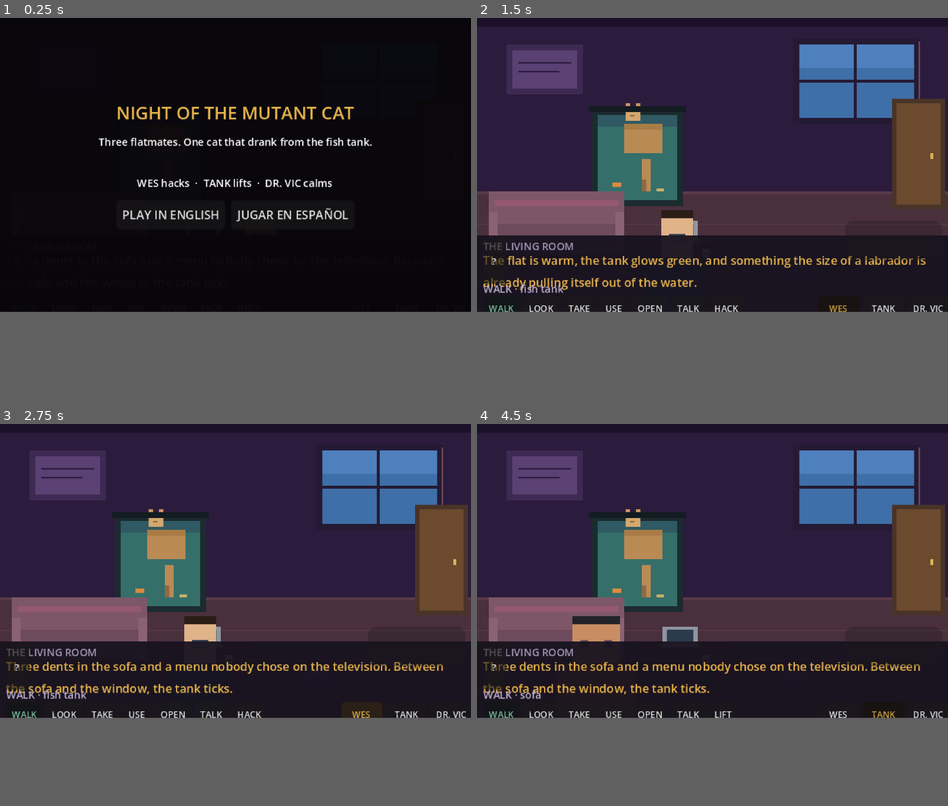
Above: before the commit, frames 1-4 (two rows, left to right).
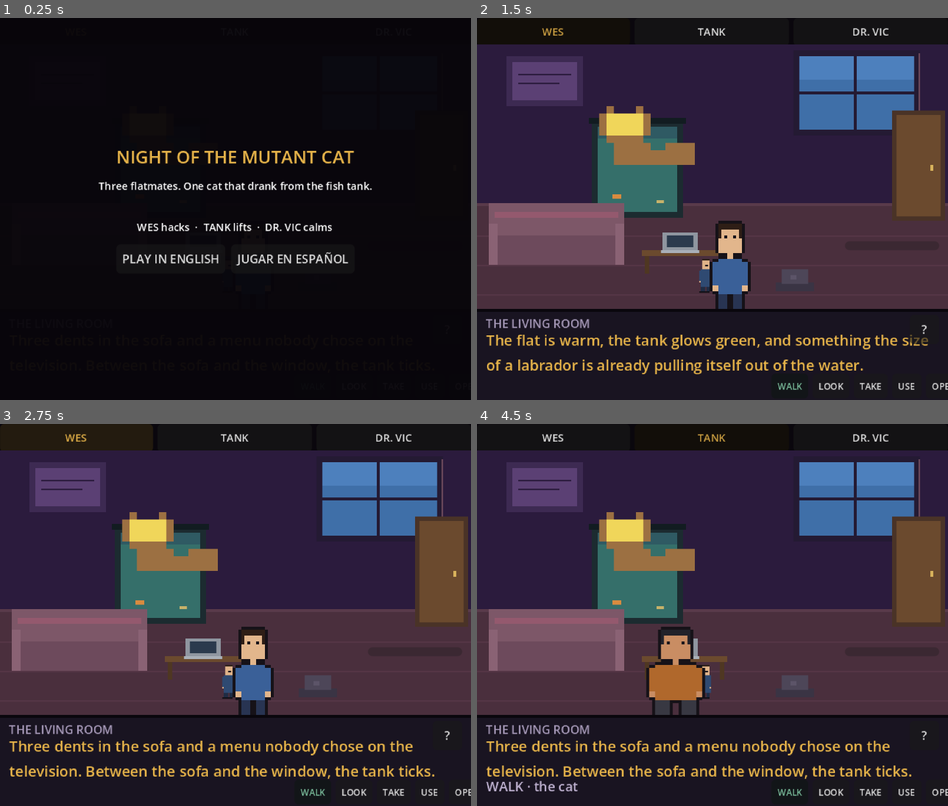
Above: after the commit, the same moments.

Repository: standardp/night-of-the-mutant-cat
Game: Godot game, scene res://Main.tscn
Same seed, same stepped clock (60 frames per second), same inputs: the game is played once before the commit and once after it.
Inputs (mouse positions are in pixels of both pictures, inside the frame that each line leads up to):
- Up to frame 1 (0.25 s): no input
- Up to frame 2 (1.5 s): click "PLAY IN ENGLISH" at 0.5 s; click (637, 186) at 1.27 s
- Up to frame 3 (2.75 s): click "WES" at 2 s
- Up to frame 4 (4.5 s): click (641, 527) at 2.77 s; click "TANK" at 3.5 s; click (557, 626) at 4.27 s
In our replay, the window is 800x500 before the commit and 800x650 after it. These sizes can differ from the game's own. Grey fills any space a smaller window leaves; there, only what the larger window draws over its background counts as a difference.

The runs differ from the first frame. In frame 1, 4.6% of the frame differs, in the area x 20-79%, y 23-65%; in frame 2, 37%; in frame 3, 37%; in frame 4, 37%, in the area x 0-100%, y 0-98%.

Commit message:
Godot: fullscreen layout, crew bar on top, HUD below scene, CC0 cat sprite and item icons

Diff:
--- a/godot/Main.gd
+++ b/godot/Main.gd
@@ -6,15 +6,20 @@
 
 const TEX := {
 	"living_default": preload("res://assets/living_default.png"),
-	"living_catgone": preload("res://assets/living_catgone.png"),
 	"hall_off": preload("res://assets/hall_off.png"),
 	"hall_on": preload("res://assets/hall_on.png"),
 	"kitchen_default": preload("res://assets/kitchen_default.png"),
 	"kitchen_open": preload("res://assets/kitchen_open.png"),
-	"kitchen_cat": preload("res://assets/kitchen_cat.png"),
 	"bathroom_dryer": preload("res://assets/bathroom_dryer.png"),
 	"bathroom_nodryer": preload("res://assets/bathroom_nodryer.png"),
 }
+
+const ICON := {
+	"dryer": preload("res://assets/icon_dryer.png"),
+	"tuna": preload("res://assets/icon_tuna.png"),
+}
+
+const CAT_TEX := preload("res://assets/cat.png")
 
 const SPR := {
 	"wes": preload("res://assets/spr_wes.png"),
@@ -74,8 +79,11 @@
 
 var TX := {}
 
-var bg: TextureRect
+var bg: Sprite2D
 var actor: Sprite2D
+var cat_spr: Sprite2D
+var stage: Control
+var world: Node2D
 var spot_layer: Control
 var log_lbl: Label
 var sent_lbl: Label
@@ -88,20 +96,26 @@
 
 func _ready() -> void:
 	TX = _texts()
+	if not OS.has_feature("web"):
+		DisplayServer.window_set_mode(DisplayServer.WINDOW_MODE_FULLSCREEN)
 	_build()
+	_layout()
 	_refresh()
 	_show_start()
 	if "--solve" in OS.get_cmdline_user_args():
 		_solve()
 
 func _solve() -> void:
-	await get_tree().process_frame
+	await get_tree().create_timer(0.5).timeout
 	_start("es")
+	await get_tree().create_timer(0.4).timeout
 	_switch("tank")
 	_fuse()
+	await get_tree().create_timer(0.3).timeout
 	_go("bathroom")
 	_dryer()
 	_go("kitchen")
+	await get_tree().create_timer(0.4).timeout
 	_pantry()
 	_open_tuna()
 	state["item"] = "dryer"
@@ -123,75 +137,123 @@
 # ---------------------------------------------------------------- layout
 func _build() -> void:
 	var clear := ColorRect.new()
-	clear.color = Color(0.05, 0.04, 0.06)
+	clear.color = Color(0.04, 0.03, 0.05)
 	clear.set_anchors_preset(Control.PRESET_FULL_RECT)
 	add_child(clear)
 
-	bg = TextureRect.new()
+	# barra de personajes arriba
+	crew_bar = HBoxContainer.new()
+	crew_bar.set_anchors_preset(Control.PRESET_TOP_WIDE)
+	crew_bar.offset_bottom = 16
+	crew_bar.add_theme_constant_override("separation", 3)
+	add_child(crew_bar)
+	for who in ["wes", "tank", "vic"]:
+		var b := Button.new()
+		b.flat = false
+		b.focus_mode = Control.FOCUS_NONE
+		b.add_theme_font_size_override("font_size", 7)
+		b.size_flags_horizontal = Control.SIZE_EXPAND_FILL
+		b.pressed.connect(func(): _switch(who))
+		crew_bar.add_child(b)
+
+	# escenario
+	stage = Control.new()
+	stage.anchor_right = 1.0
+	stage.anchor_bottom = 1.0
+	stage.offset_top = 18
+	stage.offset_bottom = -62
+	stage.clip_contents = true
+	add_child(stage)
+	stage.resized.connect(_layout)
+
+	world = Node2D.new()
+	stage.add_child(world)
+
+	bg = Sprite2D.new()
 	bg.texture = TEX["living_default"]
-	bg.position = Vector2.ZERO
-	bg.size = Vector2(320, 200)
+	bg.centered = false
 	bg.texture_filter = CanvasItem.TEXTURE_FILTER_NEAREST
-	bg.stretch_mode = TextureRect.STRETCH_SCALE
-	add_child(bg)
+	world.add_child(bg)
+
+	cat_spr = Sprite2D.new()
+	cat_spr.texture = CAT_TEX
+	cat_spr.centered = false
+	cat_spr.texture_filter = CanvasItem.TEXTURE_FILTER_NEAREST
+	cat_spr.visible = false
+	world.add_child(cat_spr)
 
 	spot_layer = Control.new()
 	spot_layer.size = Vector2(320, 200)
-	add_child(spot_layer)
+	spot_layer.mouse_filter = Control.MOUSE_FILTER_IGNORE
+	world.add_child(spot_layer)
 
 	actor = Sprite2D.new()
 	actor.texture = SPR["wes"]
 	actor.centered = false
 	actor.texture_filter = CanvasItem.TEXTURE_FILTER_NEAREST
-	actor.position = Vector2(150, 120)
-	actor.scale = Vector2(0.9, 0.9)
-	add_child(actor)
-
-	# HUD
+	actor.position = Vector2(150, 128)
+	world.add_child(actor)
+
+	# HUD abajo
 	var hud := ColorRect.new()
-	hud.color = Color(0.09, 0.07, 0.12, 0.94)
-	hud.position = Vector2(0, 148)
-	hud.size = Vector2(320, 52)
+	hud.color = Color(0.10, 0.08, 0.13)
+	hud.set_anchors_preset(Control.PRESET_BOTTOM_WIDE)
+	hud.offset_top = -60
 	add_child(hud)
 
-	room_lbl = _label("", 7, Color(0.65, 0.6, 0.72), Vector2(4, 150), Vector2(150, 8))
-	log_lbl = _label("", 8, Color(0.91, 0.71, 0.29), Vector2(4, 159), Vector2(312, 20))
+	room_lbl = _label("", 8, Color(0.65, 0.6, 0.72), Vector2(6, 0), Vector2(200, 10))
+	room_lbl.set_anchors_preset(Control.PRESET_BOTTOM_LEFT)
+	room_lbl.offset_top = -58
+	room_lbl.offset_left = 6
+
+	log_lbl = _label("", 10, Color(0.91, 0.71, 0.29), Vector2(6, 0), Vector2(10, 26))
+	log_lbl.set_anchors_preset(Control.PRESET_BOTTOM_WIDE)
+	log_lbl.offset_left = 6
+	log_lbl.offset_right = -6
+	log_lbl.offset_top = -48
+	log_lbl.offset_bottom = -22
 	log_lbl.autowrap_mode = TextServer.AUTOWRAP_WORD_SMART
-	sent_lbl = _label("", 7, Color(0.75, 0.7, 0.82), Vector2(4, 179), Vector2(312, 8))
-
-	verb_bar = HBoxContainer.new()
-	verb_bar.position = Vector2(4, 189)
-	verb_bar.add_theme_constant_override("separation", 2)
-	add_child(verb_bar)
+
+	sent_lbl = _label("", 9, Color(0.75, 0.7, 0.82), Vector2(6, 0), Vector2(10, 10))
+	sent_lbl.set_anchors_preset(Control.PRESET_BOTTOM_WIDE)
+	sent_lbl.offset_left = 6
+	sent_lbl.offset_top = -20
+	sent_lbl.offset_bottom = -10
 
 	inv_bar = HBoxContainer.new()
-	inv_bar.position = Vector2(4, 138)
-	inv_bar.add_theme_constant_override("separation", 2)
+	inv_bar.set_anchors_preset(Control.PRESET_BOTTOM_LEFT)
+	inv_bar.offset_left = 6
+	inv_bar.offset_top = -108
+	inv_bar.add_theme_constant_override("separation", 3)
 	add_child(inv_bar)
 
 	meter = ProgressBar.new()
-	meter.position = Vector2(250, 138)
-	meter.size = Vector2(66, 4)
+	meter.set_anchors_preset(Control.PRESET_BOTTOM_RIGHT)
+	meter.offset_left = -70
+	meter.offset_top = -108
+	meter.offset_right = -6
+	meter.offset_bottom = -102
 	meter.max_value = 100
 	meter.show_percentage = false
 	add_child(meter)
 
-	crew_bar = HBoxContainer.new()
-	crew_bar.position = Vector2(232, 189)
-	crew_bar.add_theme_constant_override("separation", 2)
-	add_child(crew_bar)
-	for who in ["wes", "tank", "vic"]:
-		var b := Button.new()
-		b.custom_minimum_size = Vector2(28, 9)
-		b.add_theme_font_size_override("font_size", 6)
-		b.pressed.connect(func(): _switch(who))
-		crew_bar.add_child(b)
+	verb_bar = HBoxContainer.new()
+	verb_bar.set_anchors_preset(Control.PRESET_BOTTOM_WIDE)
+	verb_bar.offset_left = 200
+	verb_bar.offset_top = -18
+	verb_bar.offset_bottom = -2
+	verb_bar.alignment = BoxContainer.ALIGNMENT_END
+	verb_bar.add_theme_constant_override("separation", 3)
+	add_child(verb_bar)
 
 	var hint := Button.new()
 	hint.text = "?"
-	hint.position = Vector2(4, 150)
-	hint.size = Vector2(10, 8)
-	hint.add_theme_font_size_override("font_size", 6)
+	hint.set_anchors_preset(Control.PRESET_BOTTOM_RIGHT)
+	hint.offset_left = -26
+	hint.offset_top = -58
+	hint.offset_right = -6
+	hint.offset_bottom = -44
+	hint.add_theme_font_size_override("font_size", 8)
 	hint.pressed.connect(_hint)
 	add_child(hint)
 
@@ -199,6 +261,16 @@
 	overlay.color = Color(0.03, 0.02, 0.04, 0.96)
 	overlay.set_anchors_preset(Control.PRESET_FULL_RECT)
 	add_child(overlay)
+
+func _layout() -> void:
+	if not is_instance_valid(world) or stage == null:
+		return
+	var s := maxf(stage.size.x / 320.0, stage.size.y / 200.0)
+	world.scale = Vector2(s, s)
+	world.position = Vector2(
+		(stage.size.x - 320.0 * s) * 0.5,
+		(stage.size.y - 200.0 * s) * 0.5
+	)
 
 func _label(txt: String, size: int, col: Color, pos: Vector2, sz: Vector2) -> Label:
 	var l := Label.new()
@@ -219,6 +291,13 @@
 		actor.texture = SPR[state["cat"]]
 	else:
 		actor.visible = false
+	cat_spr.visible = false
+	if state["cat_kitchen"] and state["room"] == "kitchen":
+		cat_spr.visible = true
+		cat_spr.position = Vector2(120, 106)
+	elif not state["cat_kitchen"] and state["room"] == "living":
+		cat_spr.visible = true
+		cat_spr.position = Vector2(78, 52)
 	_build_spots()
 	_say(TX["rooms"][state["room"]]["d"])
 	_build_verbs()
@@ -227,13 +306,9 @@
 
 func _bg_for(r: String) -> Texture2D:
 	match r:
-		"living":
-			return TEX["living_catgone"] if state["cat_kitchen"] else TEX["living_default"]
 		"hall":
 			return TEX["hall_on"] if state["power"] else TEX["hall_off"]
 		"kitchen":
-			if state["cat_kitchen"]:
-				return TEX["kitchen_cat"]
 			return TEX["kitchen_open"] if state["freezer_open"] else TEX["kitchen_default"]
 		"bathroom":
 			return TEX["bathroom_nodryer"] if state["taken"].has("dryer") else TEX["bathroom_dryer"]
@@ -278,12 +353,13 @@
 		c.queue_free()
 	for it in state["taken"].keys():
 		var b := Button.new()
-		b.text = TX["hs"].get(it, it).substr(0, 3)
-		b.custom_minimum_size = Vector2(26, 9)
-		b.add_theme_font_size_override("font_size", 6)
+		b.icon = ICON.get(it, null)
+		b.expand_icon = true
+		b.custom_minimum_size = Vector2(26, 26)
+		b.tooltip_text = TX["hs"].get(it, it)
 		b.focus_mode = Control.FOCUS_NONE
 		if state["item"] == it:
-			b.modulate = Color(0.37, 0.82, 0.66)
+			b.modulate = Color(0.45, 1.0, 0.8)
 		b.pressed.connect(func(): _tap_item(it))
 		inv_bar.add_child(b)
 
--- /dev/null
+++ b/godot/_dummy.gd
@@ -0,0 +1 @@
+extends "res://Main.gd"
--- a/godot/project.godot
+++ b/godot/project.godot
@@ -10,14 +10,14 @@
 [display]
 
 window/size/viewport_width=320
-window/size/viewport_height=200
-window/size/window_width_override=960
-window/size/window_height_override=600
+window/size/viewport_height=260
+window/size/window_width_override=1120
+window/size/window_height_override=910
 window/stretch/mode="canvas_items"
-window/stretch/aspect="keep"
+window/stretch/aspect="expand"
 
 [rendering]
 
 textures/canvas_textures/default_texture_filter=0
 renderer/rendering_method="gl_compatibility"
-environment/defaults/default_clear_color=Color(0.05, 0.04, 0.06, 1)
+environment/defaults/default_clear_color=Color(0.04, 0.03, 0.05, 1)
Not shown, added: godot/_dummy.gd.uid
Binary file added: godot/assets/cat.png
Not shown, added: godot/assets/cat.png.import
Binary file added: godot/assets/icon_dryer.png
Not shown, added: godot/assets/icon_dryer.png.import
Binary file added: godot/assets/icon_tuna.png
Not shown, added: godot/assets/icon_tuna.png.import
Binary file changed: godot/assets/living_default.png
Binary file changed: godot/assets/spr_tank.png
Binary file changed: godot/assets/spr_vic.png
Binary file changed: godot/assets/spr_wes.png
Not shown, changed: godot/build/index.pck
(and 1 more such lines)
